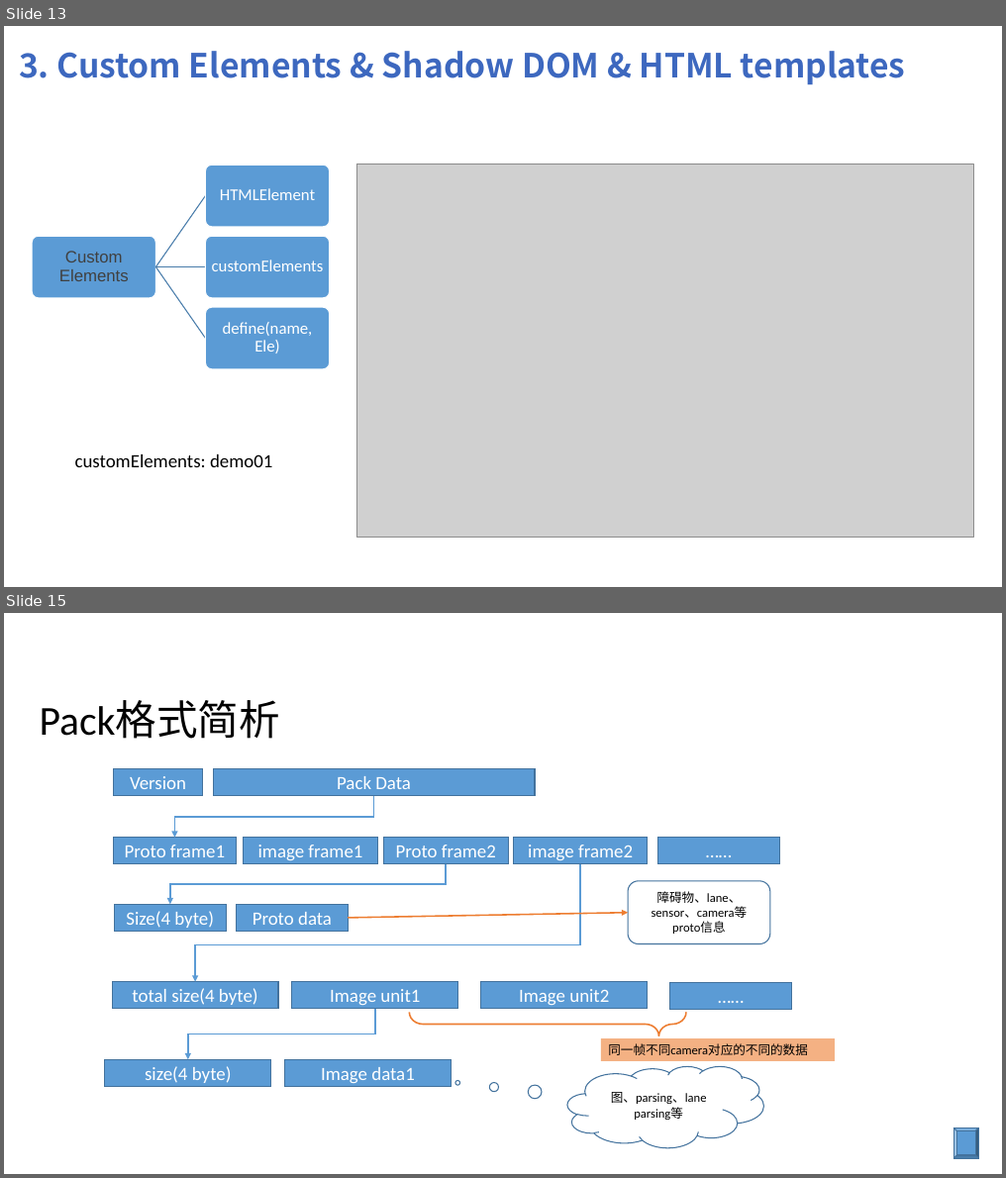
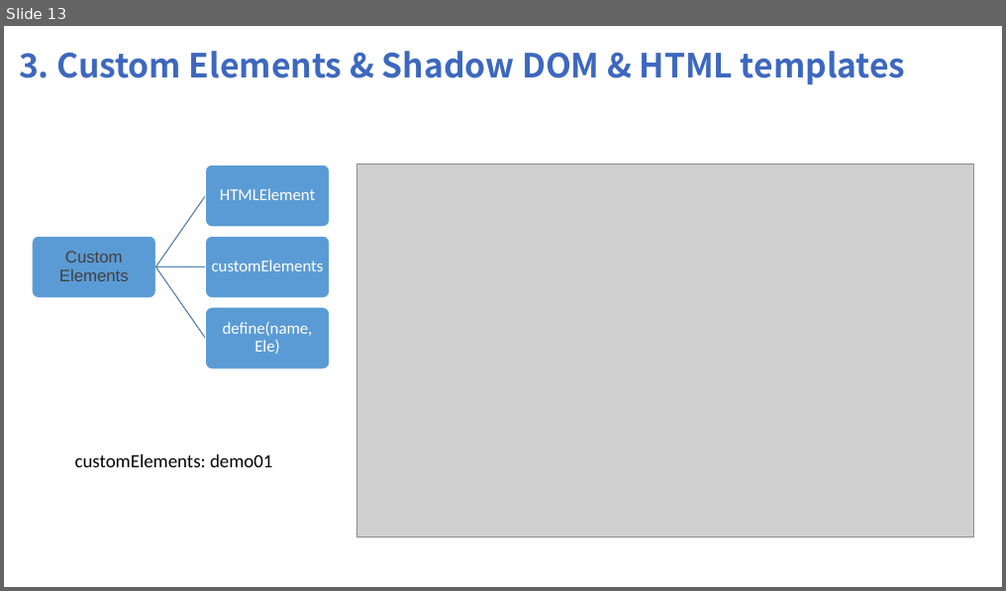
Before and after one commit to shuyancang/FE_learnings, a slide deck: webComponents/web Componts.pptx. Shown one above the other, each under a label of ours: slides 13 and 15 before the commit, slide 13 after it; the slides between them are not shown. The pictures are 1006x1178 and 1006x591 pixels, drawn with LibreOffice and Linux fonts; fonts in the diff are those of the drawing; grey boxes stand for pictures. Boxes give left, top, right and bottom in pixels: in the first picture for what was removed or moved away, otherwise in the second. Text is boxed around its words. In the diff, an @@ line names an element or a change of style, - is before the commit and + after.

```diff
--- a/webComponents/web Componts.pptx
+++ b/webComponents/web Componts.pptx
@@ slide 15 removed at (x1=4, y1=613, x2=1002, y2=1174), background #FFFFFF @@
@@ title removed at (x1=40, y1=701, x2=280, y2=739) @@
-Pack格式简析
@@ rectangle removed at (x1=113, y1=768, x2=203, y2=796) @@
-Version
@@ rectangle removed at (x1=213, y1=768, x2=535, y2=796) @@
-Pack Data
@@ elbow arrow removed from (374, 796) to (174, 838) @@
@@ rectangle removed at (x1=113, y1=838, x2=237, y2=864) @@
-Proto frame1
@@ rectangle removed at (x1=244, y1=838, x2=377, y2=864) @@
-image frame1
@@ rectangle removed at (x1=383, y1=838, x2=509, y2=864) @@
-Proto frame2
@@ rectangle removed at (x1=514, y1=838, x2=648, y2=864) @@
-image frame2
@@ rectangle removed at (x1=658, y1=838, x2=779, y2=864) @@
-……
@@ elbow arrow removed from (446, 864) to (170, 904) @@
@@ elbow arrow removed from (580, 864) to (195, 982) @@
@@ rectangle removed at (x1=114, y1=904, x2=226, y2=931) @@
-Size(4 byte)
@@ rectangle removed at (x1=236, y1=904, x2=348, y2=931) @@
-Proto data
@@ rounded rectangle removed at (x1=628, y1=881, x2=770, y2=944) @@
-障碍物、lane、sensor、camera等proto信息
@@ arrow removed from (348, 918) to (628, 912) @@
@@ rectangle removed at (x1=113, y1=982, x2=279, y2=1009) @@
-total size(4 byte)
@@ rectangle removed at (x1=292, y1=982, x2=458, y2=1009) @@
-Image unit1
@@ rectangle removed at (x1=481, y1=982, x2=648, y2=1009) @@
-Image unit2
@@ rectangle removed at (x1=670, y1=983, x2=792, y2=1010) @@
-……
@@ elbow arrow removed from (375, 1009) to (188, 1059) @@
@@ left brace removed at (x1=409, y1=1013, x2=686, y2=1037) @@
@@ rectangle removed at (x1=601, y1=1039, x2=835, y2=1061) @@
-同一帧不同camera对应的不同的数据
@@ rectangle removed at (x1=105, y1=1059, x2=271, y2=1087) @@
-size(4 byte)
@@ rectangle removed at (x1=285, y1=1059, x2=450, y2=1087) @@
-Image data1
@@ thought cloud removed at (x1=567, y1=1066, x2=764, y2=1149) @@
-图、parsing、lane parsing等
@@ bevel removed at (x1=954, y1=1128, x2=979, y2=1158) @@
```
Also in this commit, not shown: 3 slides changed, 4 slides added, 2 other files.
